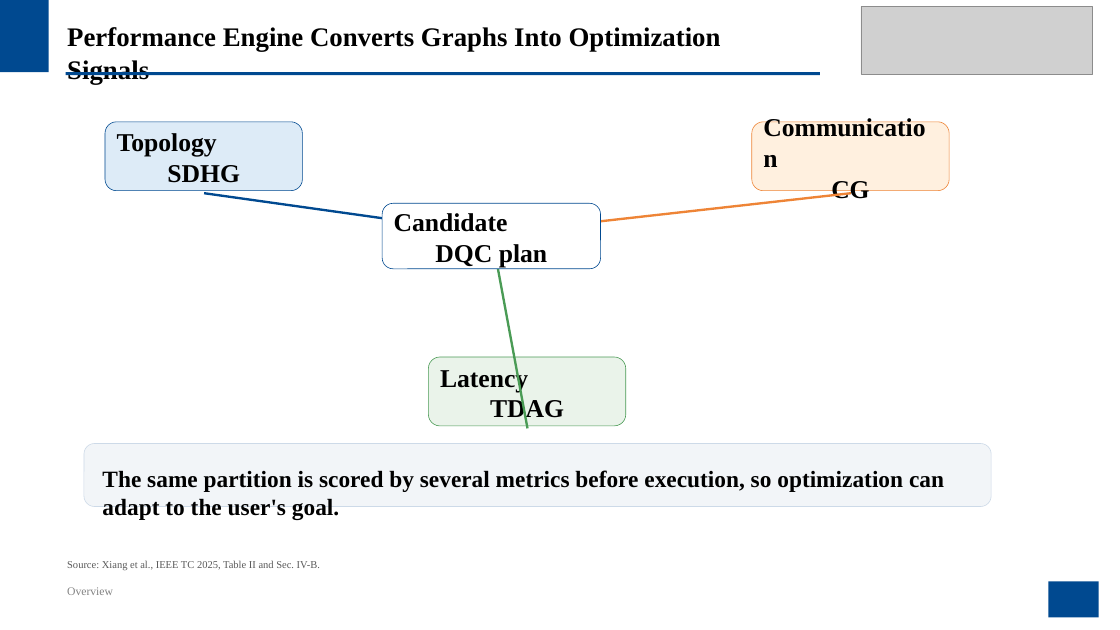
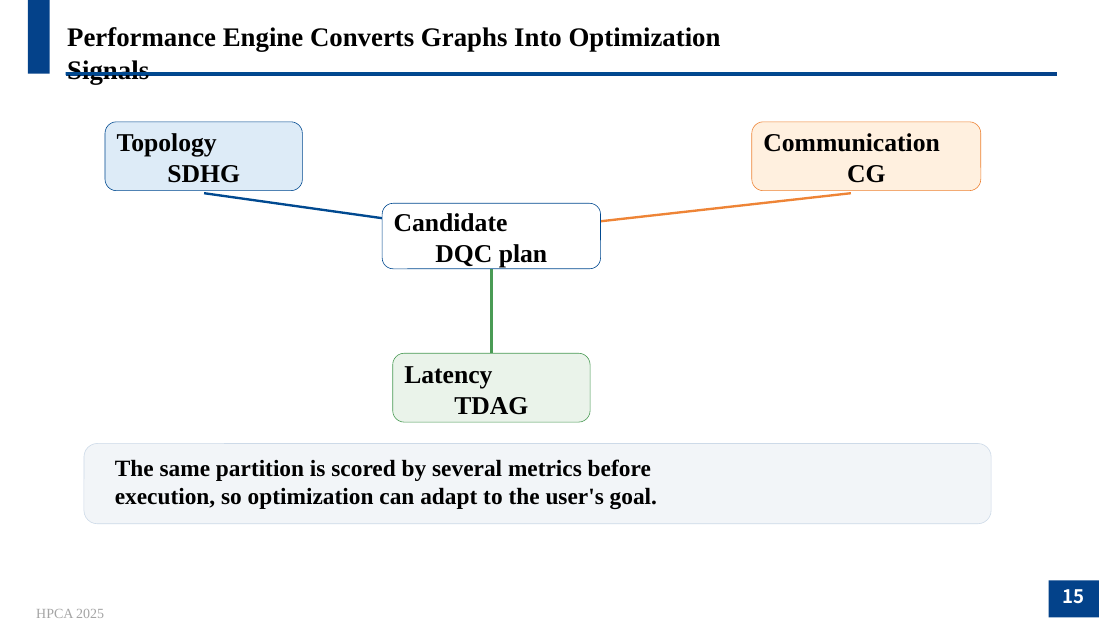
Before and after one commit to JanusQ/Janus4, a slide deck: slide 15 of adaptiveQC/pptx/AdaptDQC_Adaptive_Distributed_Quantum_Computing_With_Quantitative_Performance_Analysis.pptx (slide 16 before the commit). Drawn at 1120x630 pixels with LibreOffice and Linux fonts; fonts in the diff are those of the drawing; grey boxes stand for pictures; background and template pictures are left out. Boxes give left, top, right and bottom in pixels: in the first picture for what was removed or moved away, otherwise in the second. Text is boxed around its words. In the diff, an @@ line names an element or a change of style, - is before the commit and + after.

```diff
--- a/adaptiveQC/pptx/AdaptDQC_Adaptive_Distributed_Quantum_Computing_With_Quantitative_Performance_Analysis.pptx
+++ b/adaptiveQC/pptx/AdaptDQC_Adaptive_Distributed_Quantum_Computing_With_Quantitative_Performance_Analysis.pptx
@@ rectangle removed at (x1=0, y1=0, x2=1120, y2=630) @@
@@ rectangle removed at (x1=0, y1=0, x2=49, y2=72) @@
@@ picture removed at (x1=861, y1=7, x2=1092, y2=74) @@
@@ line added from (66, 74) to (1058, 74), #04428A 3 pt @@
@@ rounded rectangle "Communication CG" resized from (x1=752, y1=122, x2=949, y2=191) to (x1=752, y1=122, x2=981, y2=191) @@
@@ line moved from (528, 429) - (492, 234) to (492, 354) - (492, 269) @@
@@ rounded rectangle "Latency TDAG" moved from (x1=429, y1=357, x2=626, y2=426) to (x1=392, y1=354, x2=590, y2=423) @@
@@ rounded rectangle resized from (x1=84, y1=444, x2=991, y2=507) to (x1=84, y1=444, x2=991, y2=524) @@
@@ text "The same partition is scored ..." rewrapped from (x1=102, y1=470, x2=944, y2=520) to (x1=115, y1=459, x2=657, y2=509) @@
@@ text removed at (x1=67, y1=560, x2=320, y2=570) @@
-Source: Xiang et al., IEEE TC 2025, Table II and Sec. IV-B.
@@ text removed at (x1=67, y1=587, x2=113, y2=595) @@
-Overview
@@ rectangle removed at (x1=1049, y1=581, x2=1099, y2=618) @@
@@ page number added at (x1=1049, y1=581, x2=1099, y2=618), fill #03428A, 16 pt, text #FFFFFF, bold @@
+15
@@ text added at (x1=36, y1=609, x2=104, y2=618), 12 pt, text #A5A5A5 @@
+HPCA 2025
```
Also in this commit, not shown: 19 other slides changed, 1 slide added, 3 slides removed, 2 other files.
